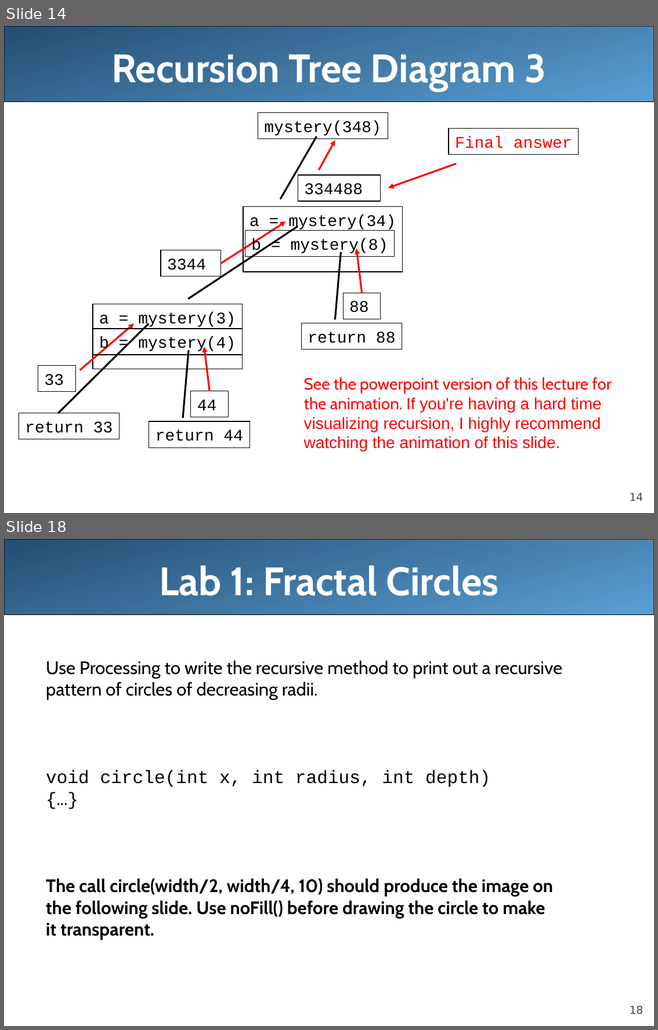
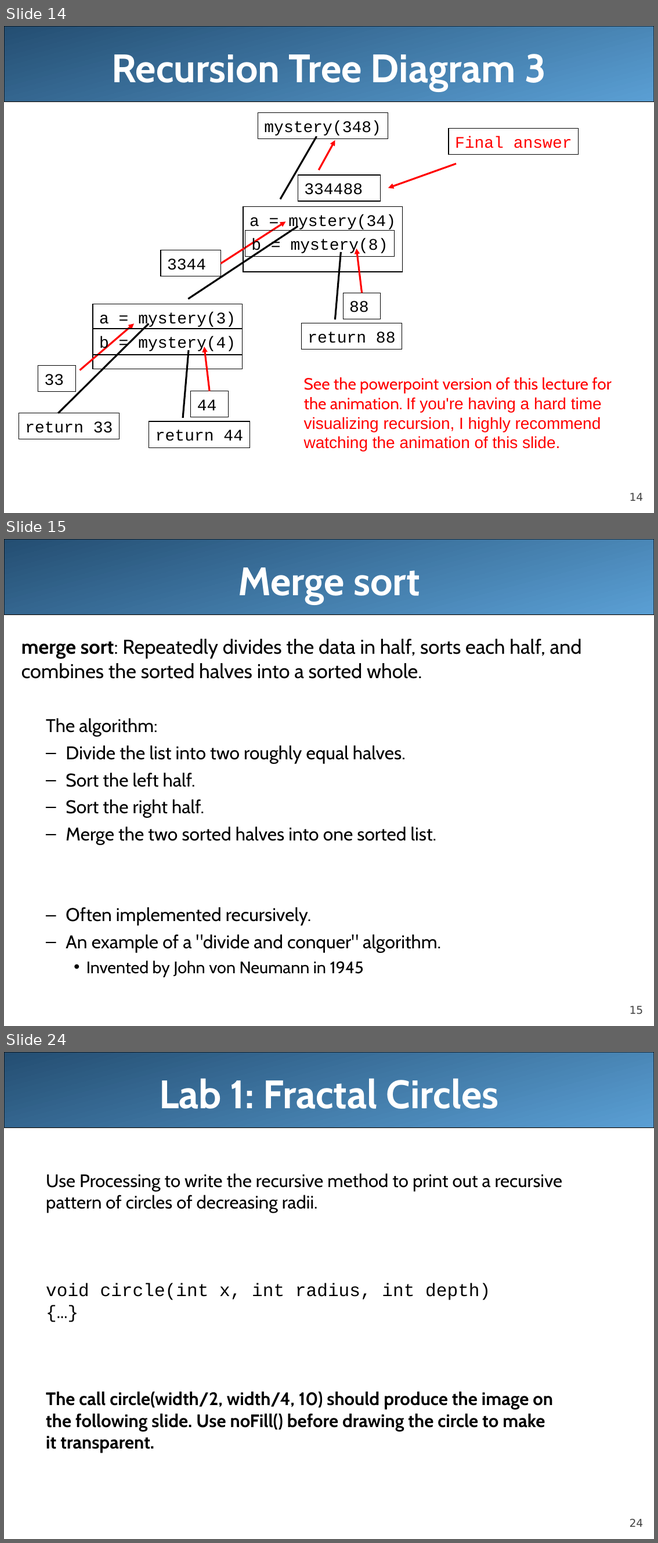
Before and after one commit to LongBaoNguyen/longbaonguyen.github.io, a slide deck: courses/apcsa/lecture23.ppt. Shown one above the other, each under a label of ours: slides 14 and 18 before the commit, slides 14, 15 and 24 after it; the slides between them are not shown. The pictures are 658x1030 and 658x1543 pixels, drawn with LibreOffice and Linux fonts; fonts in the diff are those of the drawing. Boxes give left, top, right and bottom in pixels: in the first picture for what was removed or moved away, otherwise in the second. Text is boxed around its words. In the diff, an @@ line names an element or a change of style, - is before the commit and + after.

```diff
--- a/courses/apcsa/lecture23.ppt
+++ b/courses/apcsa/lecture23.ppt
@@ slide 15 added at [4,539,654,1026], background #FFFFFF; not listed: 2 template elements that a slide beside it also shows @@
@@ title added at [238,567,419,604], 44 pt, text #FFFFFF, bold @@
+Merge sort
@@ text added at [21,639,582,977], 20.4 pt, text #000000 @@
+merge sort: Repeatedly divides the data in half, sorts each half, and combines the sorted halves into a sorted whole.
+  The algorithm:
+  – Divide the list into two roughly equal halves.
+  – Sort the left half.
+  – Sort the right half.
+  – Merge the two sorted halves into one sorted list.
+  – Often implemented recursively.
+  – An example of a "divide and conquer" algorithm.
+    • Invented by John von Neumann in 1945
@@ what was slide 18 is now slide 24 @@
@@ page number at [629,1519,643,1527]: text changed @@
-18
+24
```
Also in this commit, not shown: 8 other slides added, 3 slides removed, 3 other files.
